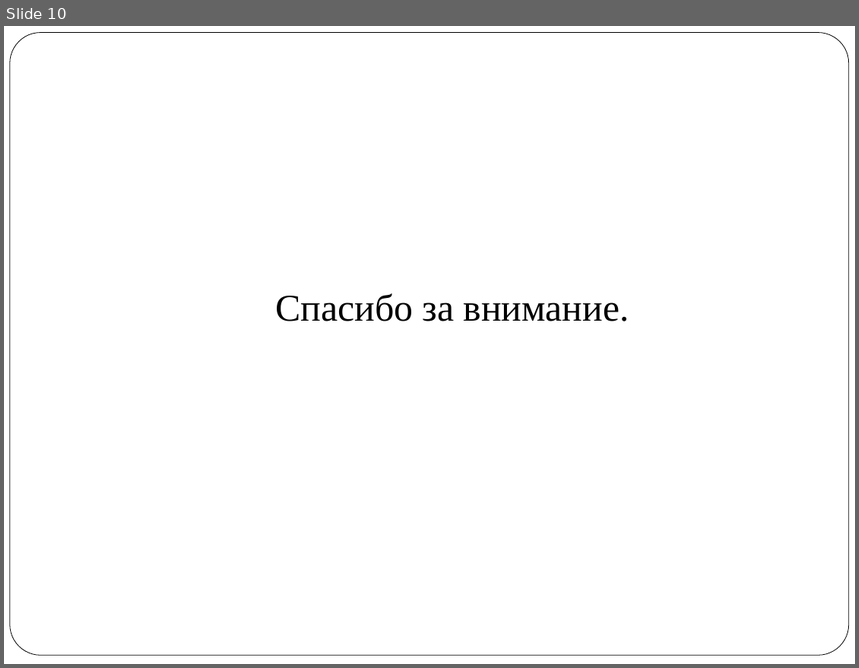
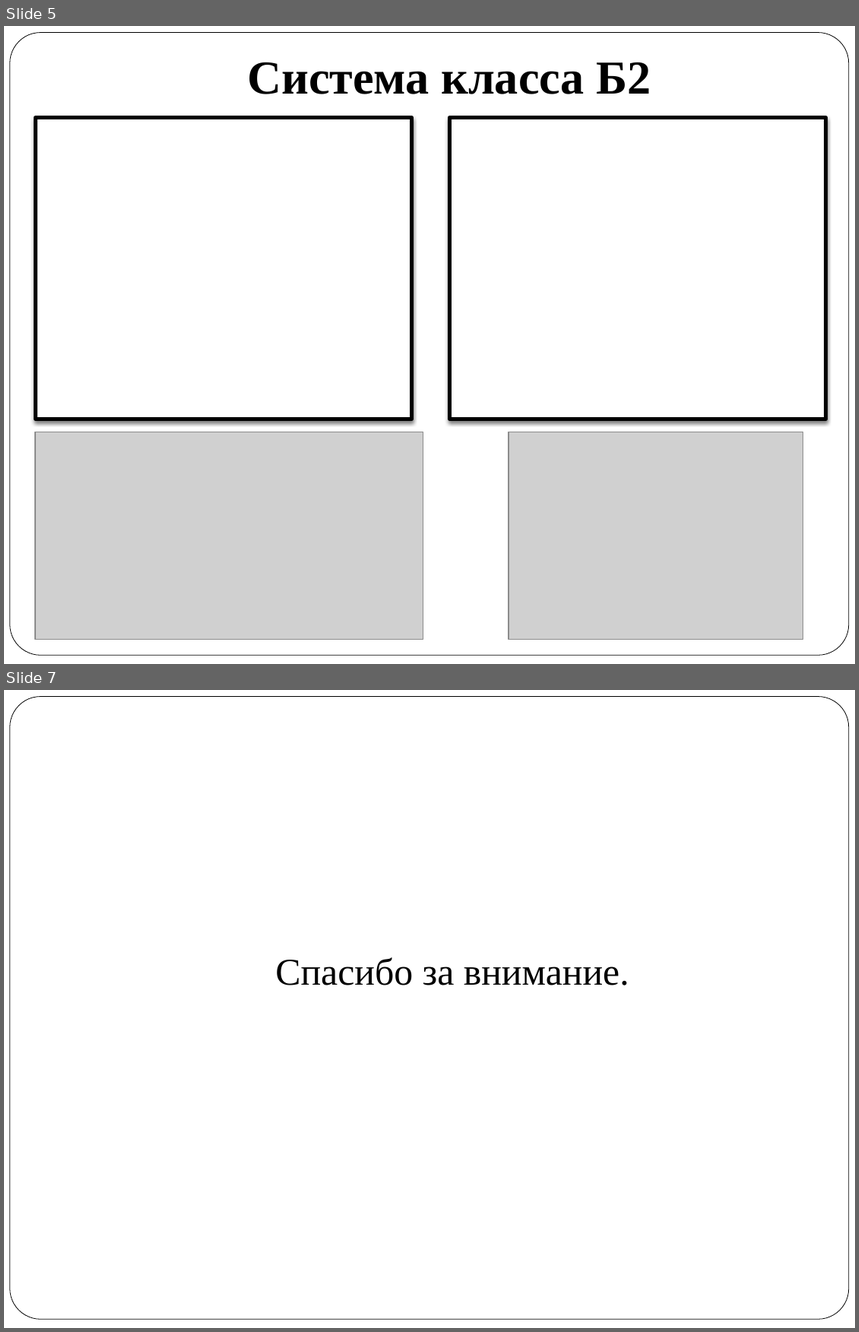
Before and after one commit to vlad324/diploma-rfe, a slide deck: diploma_radkevich.pptx. Shown one above the other, each under a label of ours: slide 10 before the commit, slides 5 and 7 after it; the slides between them are not shown. The pictures are 859x668 and 859x1332 pixels, drawn with LibreOffice and Linux fonts; fonts in the diff are those of the drawing; grey boxes stand for pictures. Boxes give left, top, right and bottom in pixels: in the first picture for what was removed or moved away, otherwise in the second. Text is boxed around its words. In the diff, an @@ line names an element or a change of style, - is before the commit and + after.

```diff
--- a/diploma_radkevich.pptx
+++ b/diploma_radkevich.pptx
@@ slide 5 added at (4,26,855,664), background #FFFFFF; not listed: 1 template element that a slide beside it also shows @@
@@ title added at (247,62,651,94), 40 pt, text #000000, bold @@
+Система класса Б2
@@ rectangle added at (35,118,411,419), fill #FFFFFF, outline #000000 3 pt @@
@@ rectangle added at (449,118,826,419), fill #FFFFFF, outline #000000 3 pt @@
@@ picture added at (35,432,423,639) @@
@@ picture added at (509,432,804,639) @@
@@ what was slide 10 is now slide 7 @@
```
Also in this commit, not shown: 3 slides changed, 2 other slides added, 6 slides removed, 1 other file.
